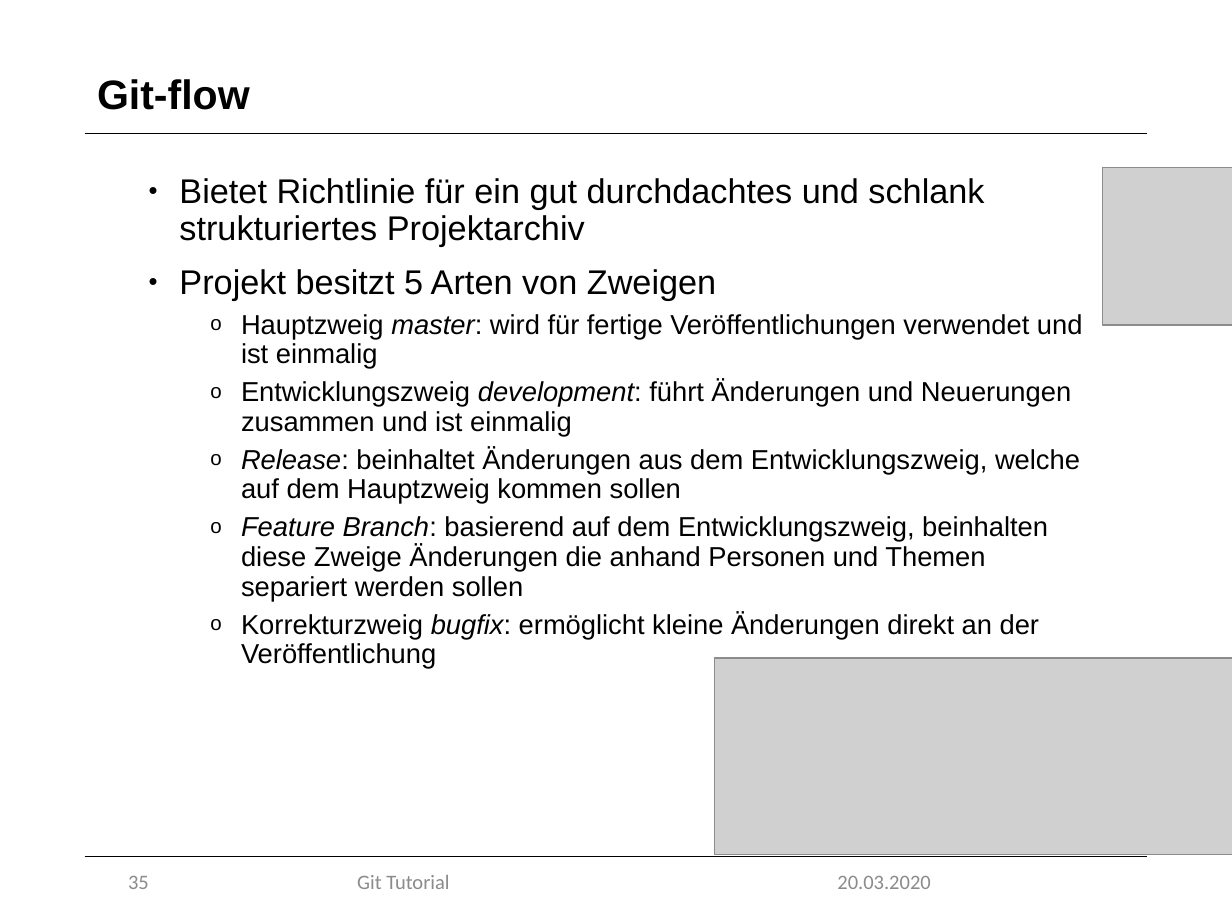
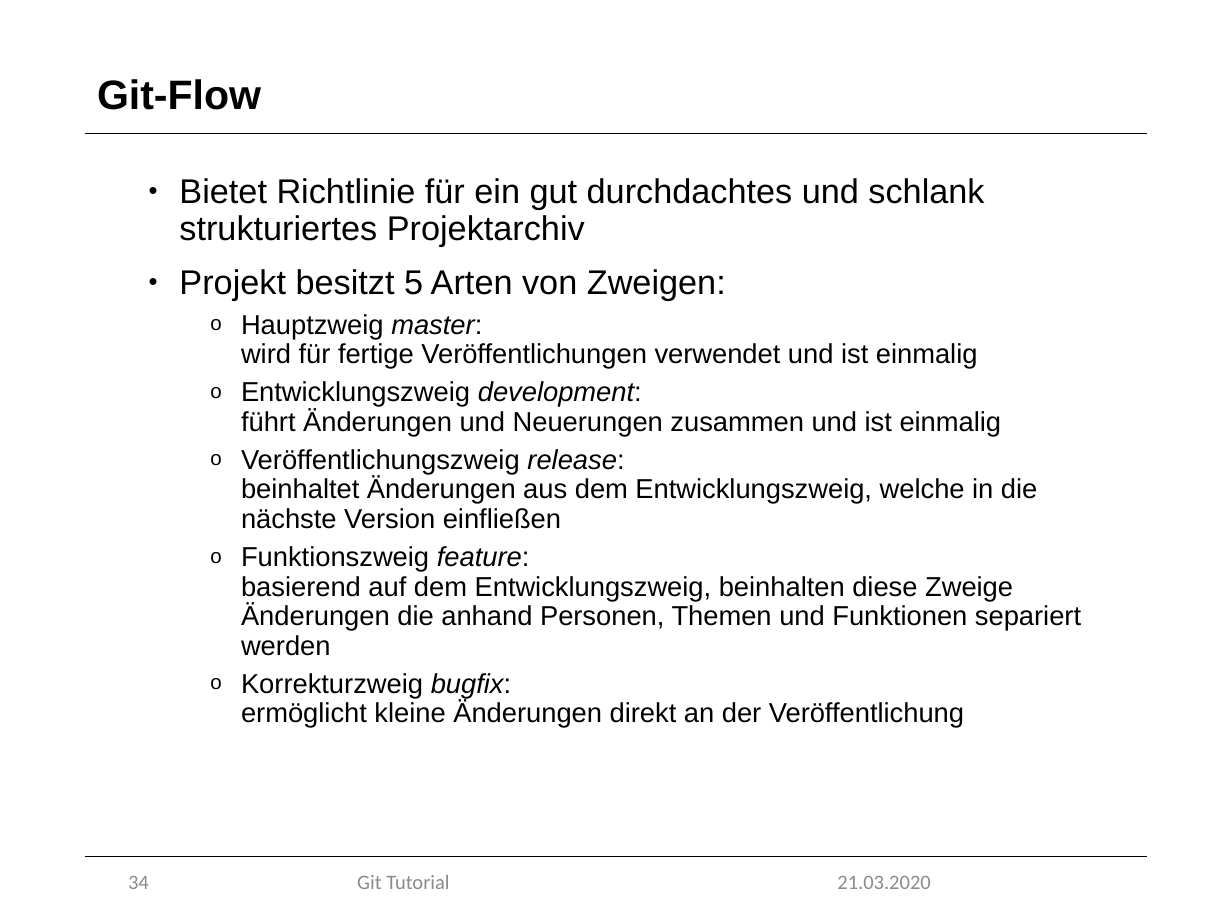
Before and after one commit to marcretzlaff/projektarbeit, a slide deck: slide 34 of Präsentation-90min/Präsentation-90min.pptx (slide 35 before the commit). Drawn at 1232x924 pixels with LibreOffice and Linux fonts; fonts in the diff are those of the drawing; grey boxes stand for pictures; background and template pictures are left out. Boxes give left, top, right and bottom in pixels: in the first picture for what was removed or moved away, otherwise in the second. Text is boxed around its words. In the diff, an @@ line names an element or a change of style, - is before the commit and + after.

```diff
--- a/Präsentation-90min/Präsentation-90min.pptx
+++ b/Präsentation-90min/Präsentation-90min.pptx
@@ title at bbox=[97, 79, 261, 110]: text changed @@
-Git-flow
+Git-Flow
@@ picture removed at bbox=[1103, 168, 1232, 325] @@
@@ text at bbox=[179, 269, 726, 301]: text changed @@
-• Projekt besitzt 5 Arten von Zweigen
+• Projekt besitzt 5 Arten von Zweigen:
@@ text at bbox=[241, 449, 1081, 656]: text changed @@
-  o Release: beinhaltet Änderungen aus dem Entwicklungszweig, welche auf dem Hauptzweig kommen sollen
-  o Feature Branch: basierend auf dem Entwicklungszweig, beinhalten diese Zweige Änderungen die anhand Personen und Themen separiert werden sollen
+  o Veröffentlichungszweig release:
+    beinhaltet Änderungen aus dem Entwicklungszweig, welche in die nächste Version einfließen
+  o Funktionszweig feature:
+    basierend auf dem Entwicklungszweig, beinhalten diese Zweige Änderungen die anhand Personen, Themen und Funktionen separiert werden
@@ picture removed at bbox=[715, 658, 1232, 854] @@
@@ page number at bbox=[128, 876, 149, 889]: text changed @@
-35
+34
@@ text at bbox=[837, 876, 930, 889]: text changed @@
-20.03.2020
+21.03.2020
```
Also in this commit, not shown: 27 other slides changed, 4 slides added, 5 slides removed, 1 other file.
